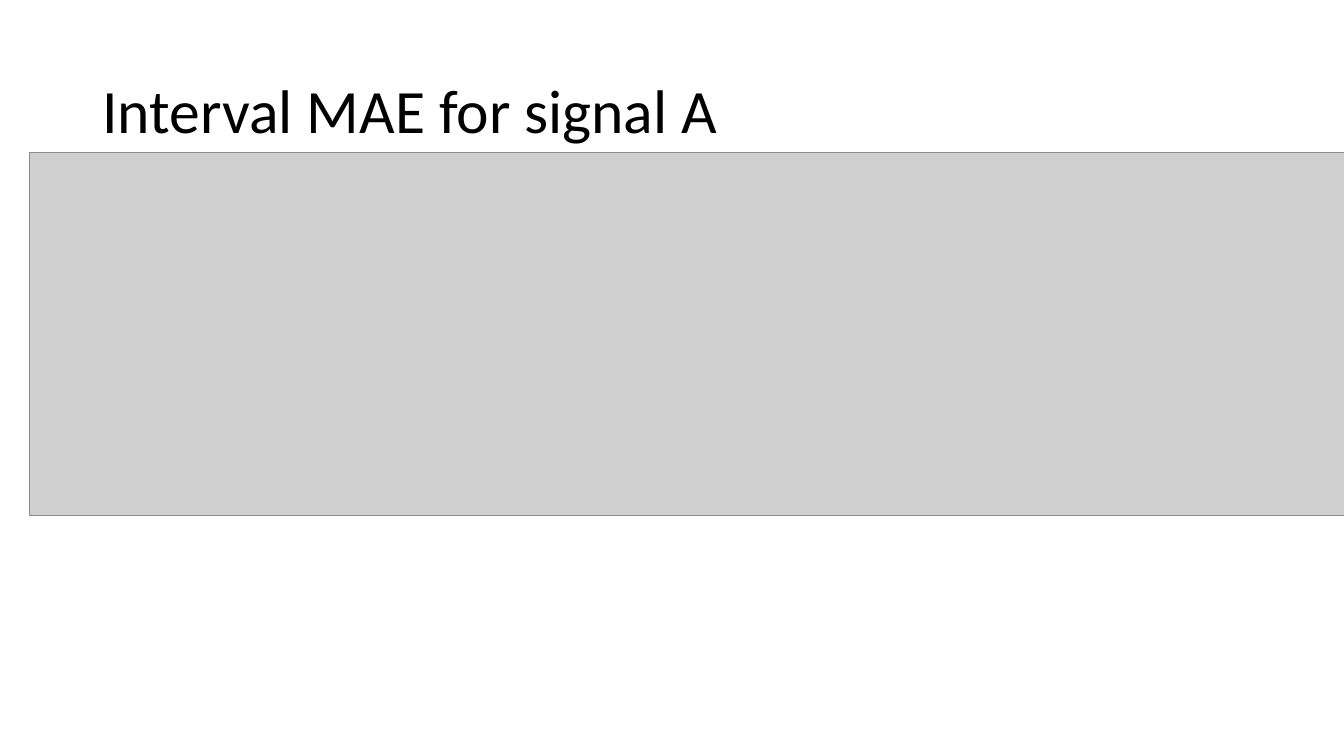
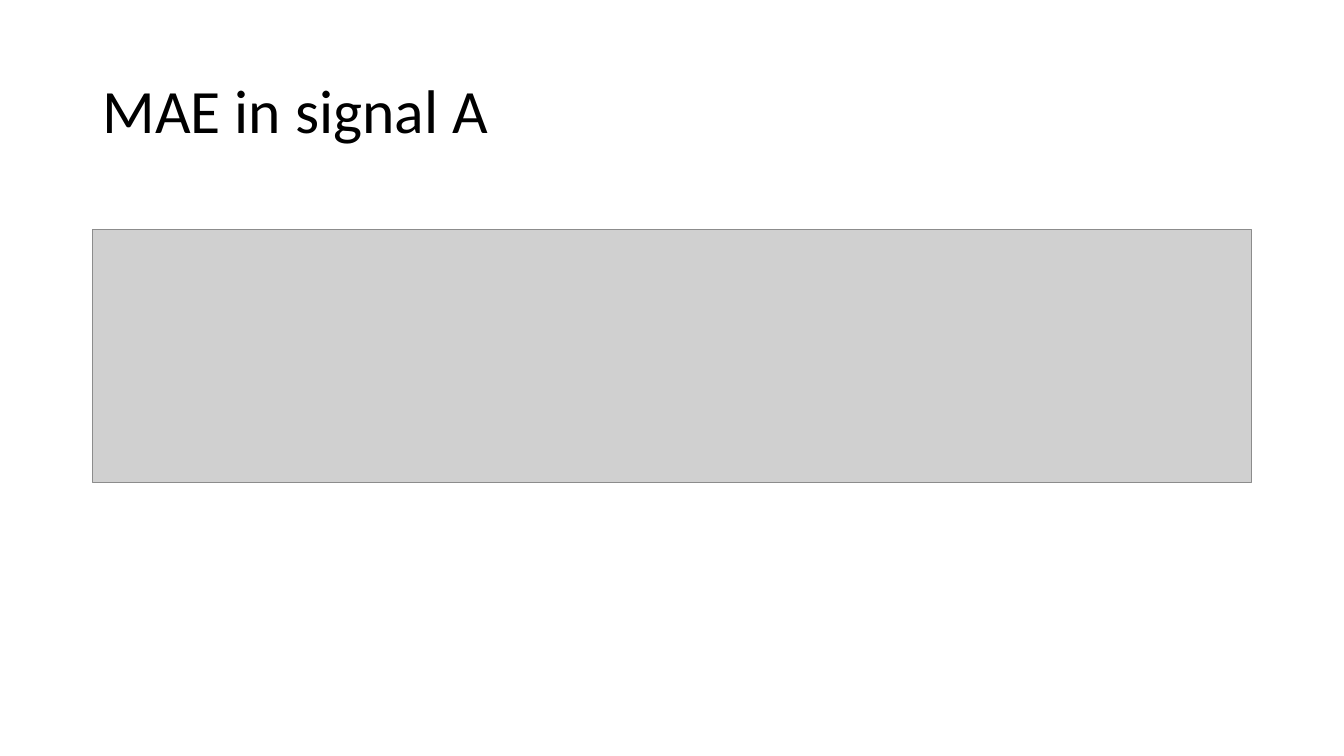
Before and after one commit to a98982323/DSP, a slide deck: slide 6 of Present/Presentation1_noise.pptx (slide 4 before the commit). Drawn at 1344x756 pixels with LibreOffice and Linux fonts; fonts in the diff are those of the drawing; grey boxes stand for pictures. Boxes give left, top, right and bottom in pixels: in the first picture for what was removed or moved away, otherwise in the second. Text is boxed around its words. In the diff, an @@ line names an element or a change of style, - is before the commit and + after.

```diff
--- a/Present/Presentation1_noise.pptx
+++ b/Present/Presentation1_noise.pptx
@@ title at (x1=102, y1=90, x2=488, y2=144): text changed @@
-Interval MAE for signal A
+MAE in signal A
@@ picture resized from (x1=29, y1=152, x2=1344, y2=516) to (x1=93, y1=229, x2=1252, y2=482) @@
```
Also in this commit, not shown: 10 slides added, 16 slides removed, 11 other files.
